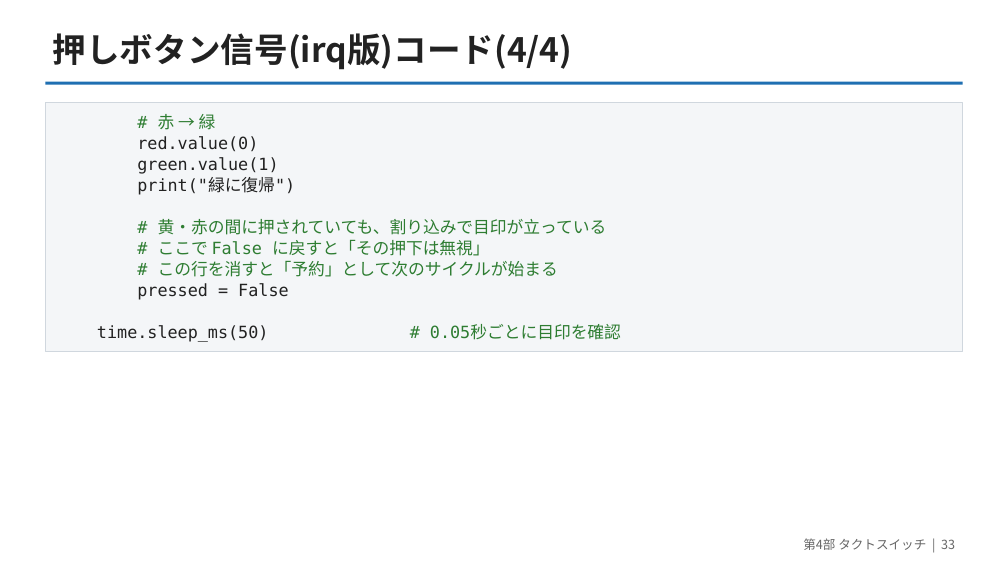
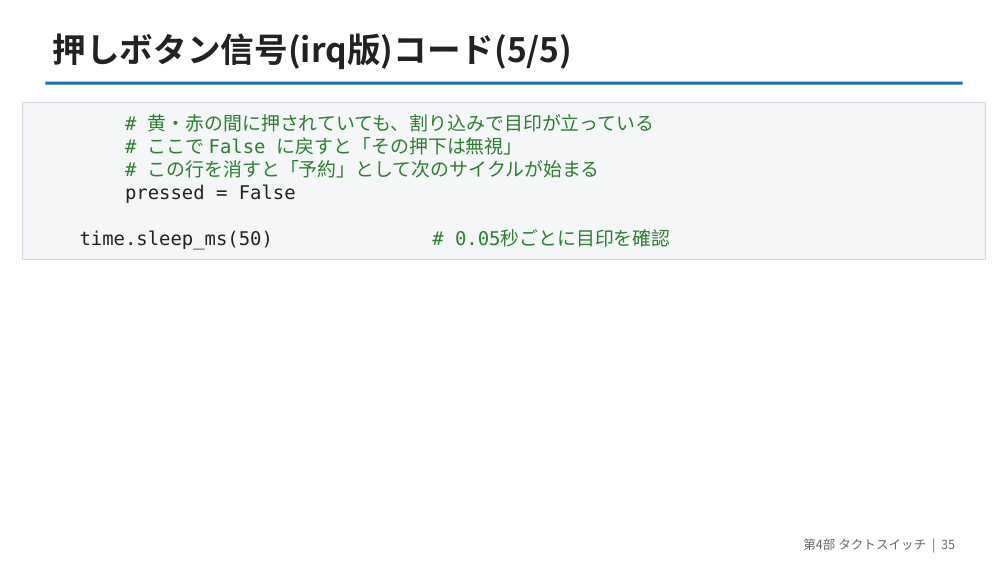
Before and after one commit to yuracode/isiot, a slide deck: slide 35 of slides/pico_sensor_intro.pptx (slide 33 before the commit). Drawn at 1008x567 pixels with LibreOffice and Linux fonts; fonts in the diff are those of the drawing. Boxes give left, top, right and bottom in pixels: in the first picture for what was removed or moved away, otherwise in the second. Text is boxed around its words. In the diff, an @@ line names an element or a change of style, - is before the commit and + after.

```diff
--- a/slides/pico_sensor_intro.pptx
+++ b/slides/pico_sensor_intro.pptx
@@ text at [53, 33, 573, 70]: text changed @@
-押しボタン信号(irq版)コード(4/4)
+押しボタン信号(irq版)コード(5/5)
@@ text "# 黄・赤の間に押されていても、割り込みで目印が立っている": place and size @@
-text "# 黄・赤の間に押されていても、割り込みで目印が立っている" at [97, 114, 621, 342]
+text "# 黄・赤の間に押されていても、割り込みで目印が立っている" at [80, 114, 671, 250]
@@ text "# 黄・赤の間に押されていても、割り込みで目印が立っている" at [80, 114, 671, 250]: size 16 to 18 pt; line spacing 20pt to 22pt @@
@@ rectangle: place and size @@
-rectangle at [45, 102, 963, 352]
+rectangle at [23, 102, 985, 259]
@@ text at [137, 114, 295, 195]: paragraphs removed @@
-# 赤 → 緑
-red.value(0)
-green.value(1)
-print("緑に復帰")
@@ text at [803, 538, 955, 550]: text changed @@
-第4部 タクトスイッチ | 33
+第4部 タクトスイッチ | 35
```
Also in this commit, not shown: 27 other slides changed, 3 slides added, 2 other files.
